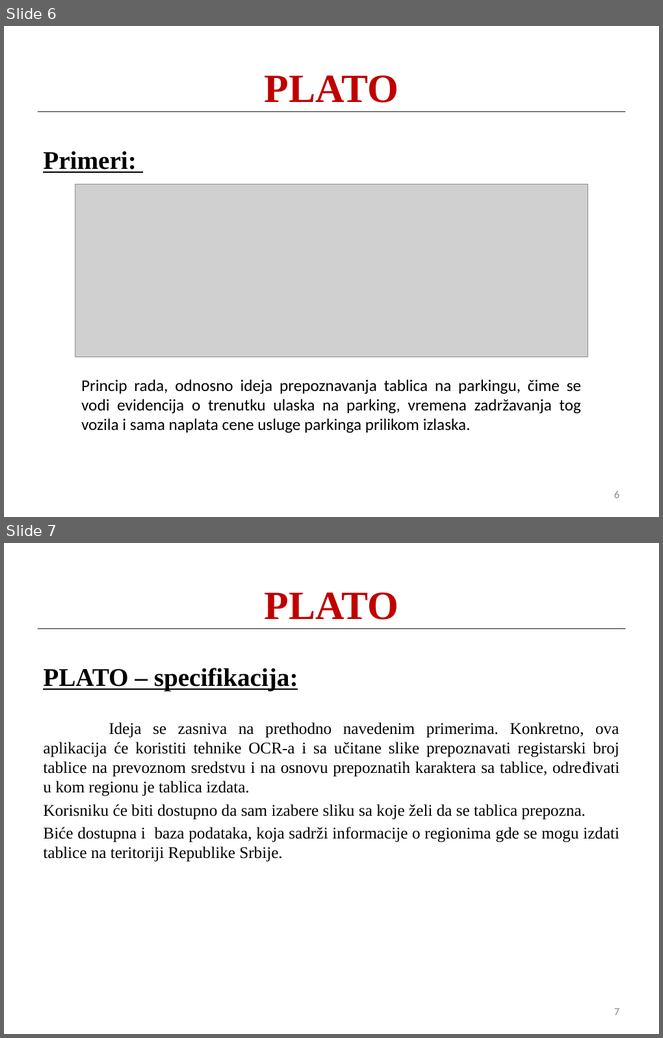
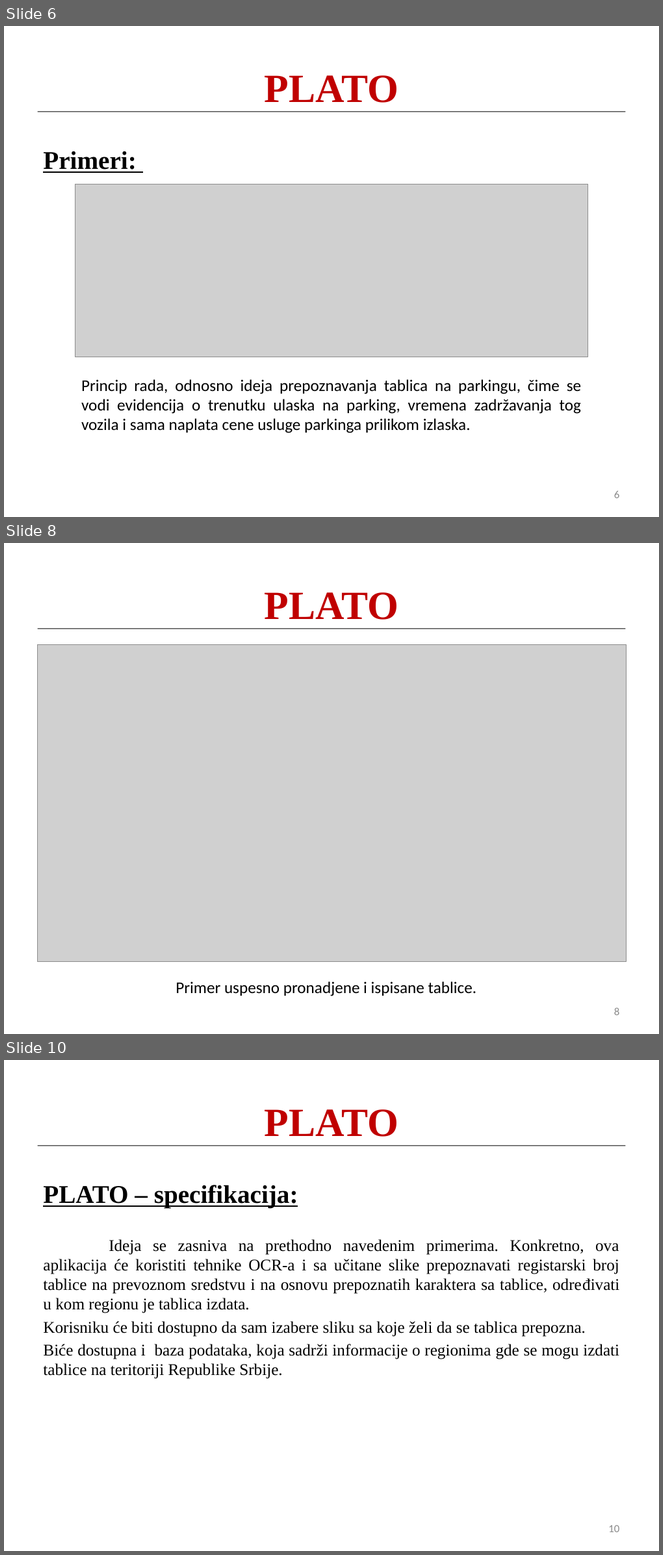
Before and after one commit to DejanUrosevic/SoftProjekat, a slide deck: PLATO.pptx. Shown one above the other, each under a label of ours: slides 6 and 7 before the commit, slides 6, 8 and 10 after it; the slides between them are not shown. The pictures are 663x1038 and 663x1555 pixels, drawn with LibreOffice and Linux fonts; fonts in the diff are those of the drawing; grey boxes stand for pictures. Boxes give left, top, right and bottom in pixels: in the first picture for what was removed or moved away, otherwise in the second. Text is boxed around its words. In the diff, an @@ line names an element or a change of style, - is before the commit and + after.

```diff
--- a/PLATO.pptx
+++ b/PLATO.pptx
@@ slide 8 added at (4, 543, 659, 1034), background #FFFFFF @@
@@ text added at (265, 592, 399, 620), 44 pt, text #C00000, bold @@
+PLATO
@@ line added from (37, 629) to (626, 629), #000000 0.75 pt @@
@@ picture added at (37, 644, 627, 962) @@
@@ text added at (176, 982, 477, 997), 18 pt, text #000000 @@
+Primer uspesno pronadjene i ispisane tablice.
@@ page number added at (614, 1008, 620, 1016), 12 pt, text #8C8C8C @@
+8
@@ what was slide 7 is now slide 10 @@
@@ page number at (608, 1525, 620, 1533): text changed @@
-7
+10
```
Also in this commit, not shown: 2 other slides added.
